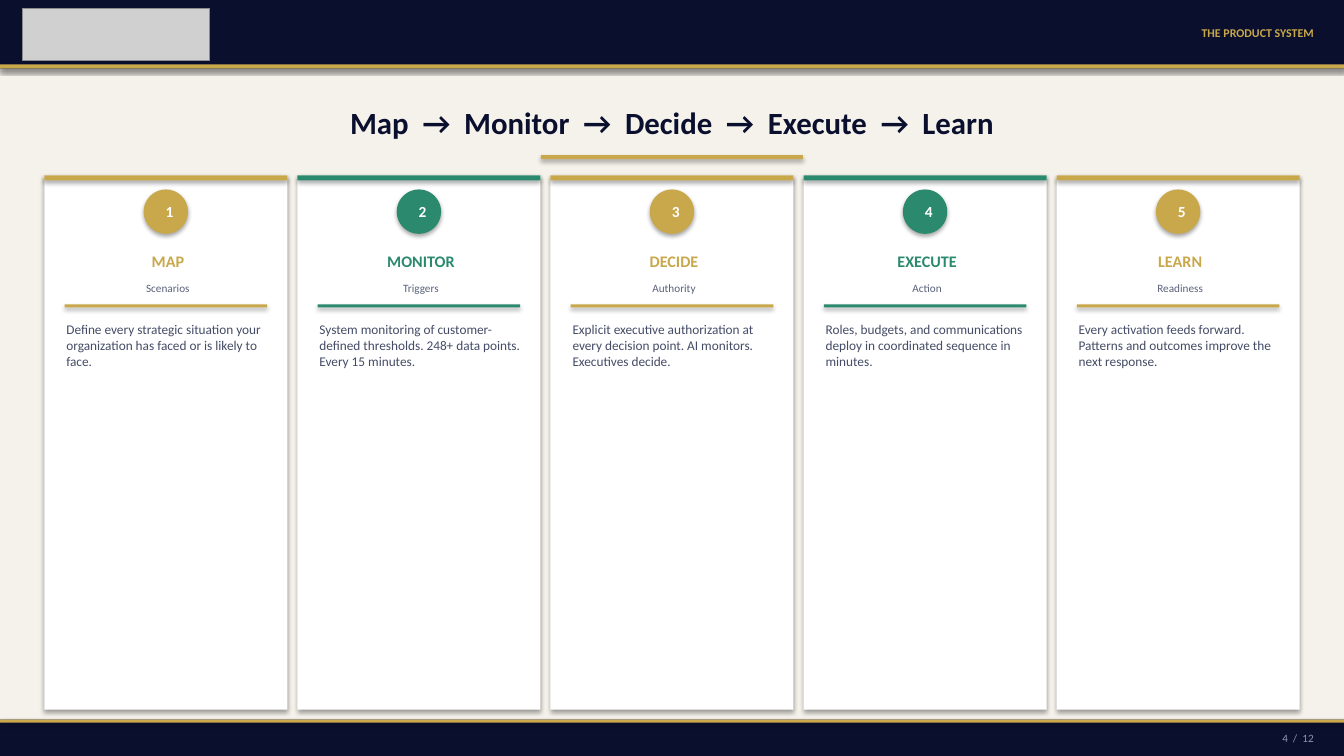
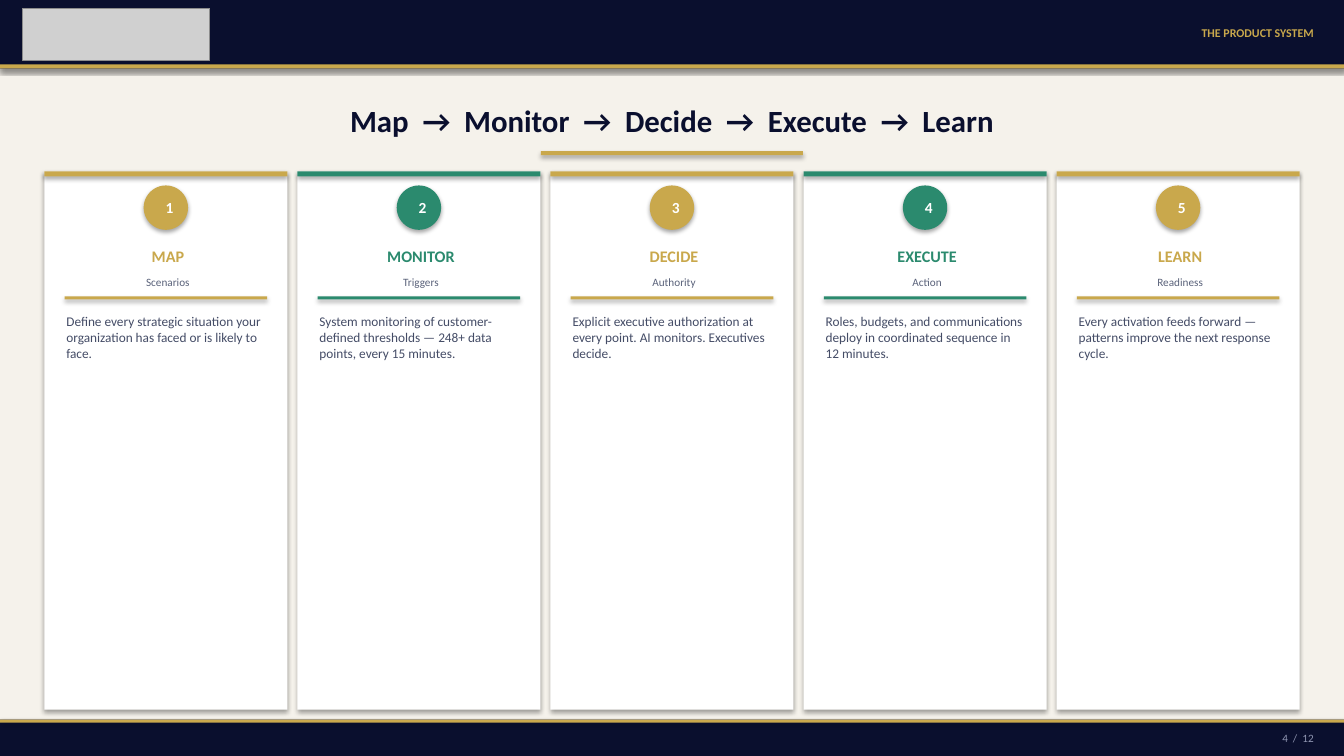
Before and after one commit to mbrunke18/CodePlatform1, a slide deck: slide 4 of attached_assets/VaughnMartin_Pitch_Deck_12Slide_FINAL.pptx. Drawn at 1344x756 pixels with LibreOffice and Linux fonts; fonts in the diff are those of the drawing; grey boxes stand for pictures. Boxes give left, top, right and bottom in pixels: in the first picture for what was removed or moved away, otherwise in the second. Text is boxed around its words. In the diff, an @@ line names an element or a change of style, - is before the commit and + after.

```diff
--- a/attached_assets/VaughnMartin_Pitch_Deck_12Slide_FINAL.pptx
+++ b/attached_assets/VaughnMartin_Pitch_Deck_12Slide_FINAL.pptx
@@ rectangle: place and size @@
-rectangle at bbox=[44, 175, 287, 710]
+rectangle at bbox=[44, 171, 287, 710]
@@ rectangle: place and size @@
-rectangle at bbox=[297, 175, 540, 710]
+rectangle at bbox=[297, 171, 540, 710]
@@ 15 texts, 6 rectangles, 5 ellipses: place and size @@
-15 texts, 6 rectangles, 5 ellipses at bbox=[44, 155, 1300, 294]
+15 texts, 6 rectangles, 5 ellipses at bbox=[44, 151, 1300, 288]
@@ rectangle: place and size @@
-rectangle at bbox=[551, 175, 793, 710]
+rectangle at bbox=[551, 171, 793, 710]
@@ rectangle: place and size @@
-rectangle at bbox=[804, 175, 1047, 710]
+rectangle at bbox=[804, 171, 1047, 710]
@@ rectangle: place and size @@
-rectangle at bbox=[1057, 175, 1300, 710]
+rectangle at bbox=[1057, 171, 1300, 710]
@@ 5 rectangles: place and size @@
-5 rectangles at bbox=[65, 304, 1279, 308]
+5 rectangles at bbox=[65, 296, 1279, 299]
@@ text "Define every strategic situation your ...": place and size @@
-text "Define every strategic situation your ..." at bbox=[66, 325, 260, 366]
+text "Define every strategic situation your ..." at bbox=[66, 317, 260, 358]
@@ text at bbox=[319, 317, 492, 360]: text changed @@
-System monitoring of customer-defined thresholds. 248+ data points. Every 15 minutes.
+System monitoring of customer-defined thresholds — 248+ data points, every 15 minutes.
@@ text at bbox=[573, 317, 765, 358]: text changed @@
-Explicit executive authorization at every decision point. AI monitors. Executives decide.
+Explicit executive authorization at every point. AI monitors. Executives decide.
@@ text at bbox=[826, 317, 1022, 358]: text changed @@
-Roles, budgets, and communications deploy in coordinated sequence in minutes.
+Roles, budgets, and communications deploy in coordinated sequence in 12 minutes.
@@ text at bbox=[1079, 317, 1270, 360]: text changed @@
-Every activation feeds forward. Patterns and outcomes improve the next response.
+Every activation feeds forward — patterns improve the next response cycle.
```
Also in this commit, not shown: 10 other slides changed, 1 slide added, 1 slide removed, 1 other file.
